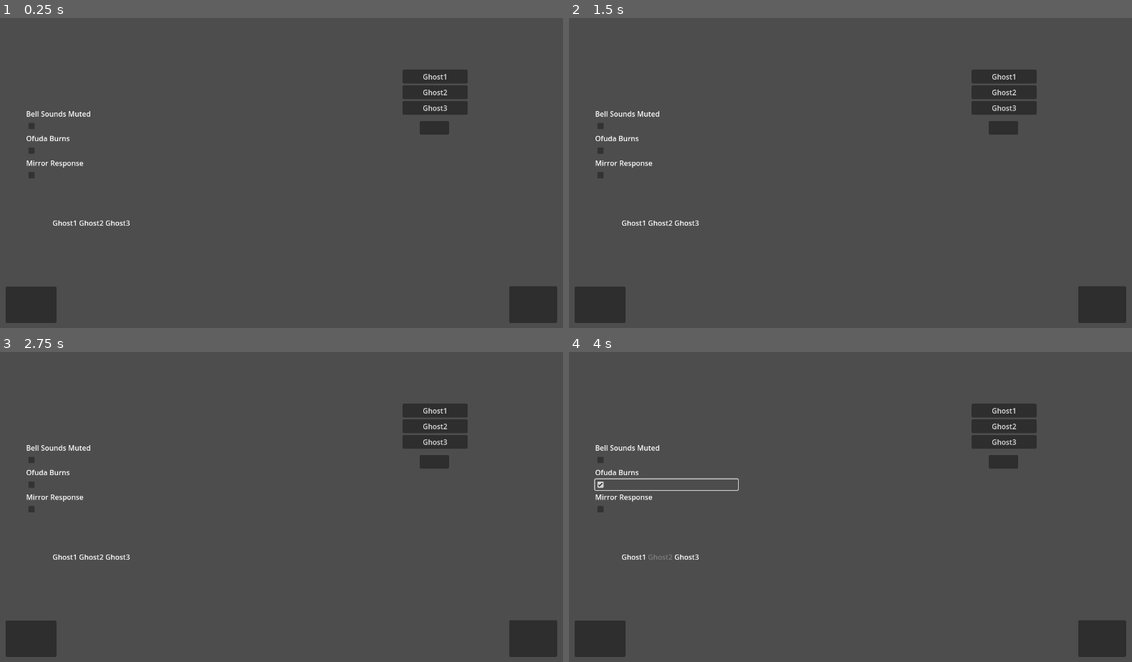
Above: before the commit, frames 1-4 (two rows, left to right).
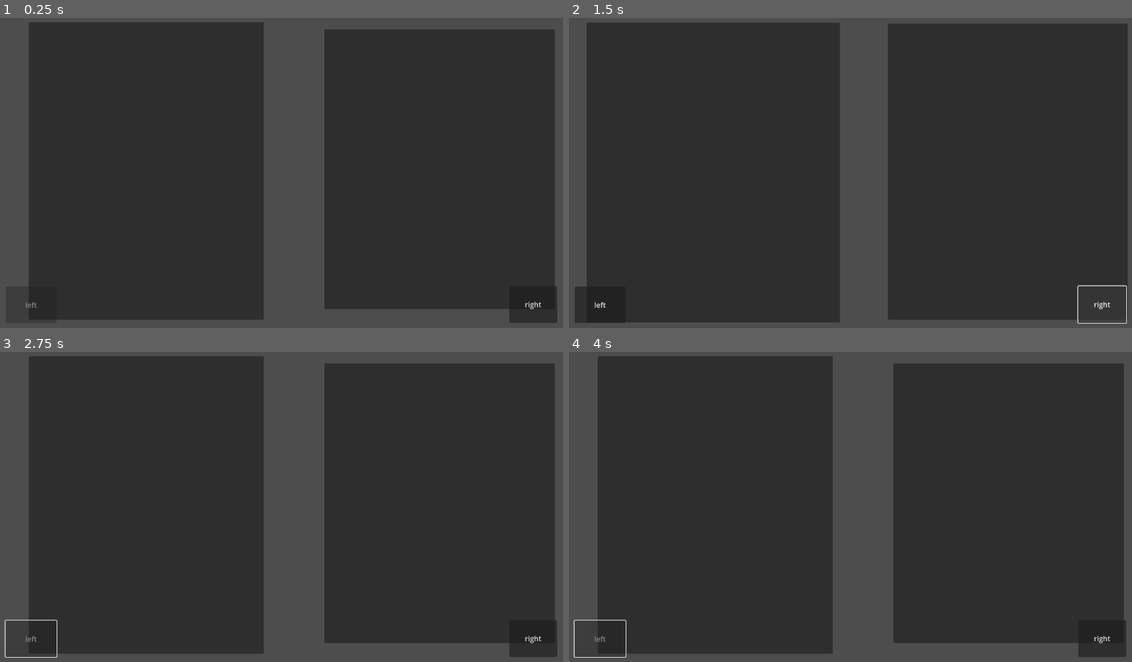
Above: after the commit, the same moments.

Repository: FennecKii/Pixel-Game-Jam-2025
Game: Godot game, scene res://UI/book_ui.tscn
Two runs of this game, one before a commit and one after it. Both use one fixed random seed, a clock stepped at 60 frames per second and the inputs below. The project has no main scene, so this scene is started directly.
Inputs (mouse positions are in pixels of both pictures, inside the frame that each line leads up to):
- Up to frame 1 (0.25 s): no input
- Up to frame 2 (1.5 s): click (602, 306) at 0.52 s; click (1103, 303) at 1.25 s
- Up to frame 3 (2.75 s): click (33, 640) at 2 s
- Up to frame 4 (4 s): click (1002, 460) at 2.77 s; click (664, 485) at 3.52 s

The runs differ from the first frame. In frame 1, 74% of the frame differs, in the area x 4-99%, y 1-98%; in frame 2, 81%, in the area x 3-100%, y 1-99%; in frame 3, 74%; in frame 4, 74%.

Commit message:
Basic Page Flipping
-basic page layout
-basic page flipping

Diff:
--- a/UI/book_ui.gd
+++ b/UI/book_ui.gd
@@ -1,6 +1,17 @@
 extends Control
 
-@onready var pages = $PageContainer.get_children()
+@onready var pages := [
+	$PageContainer/Page1Blank,
+	$PageContainer/Page2_Menu,
+	$PageContainer/Page3_Story,
+	$PageContainer/Page4_Story,
+	$PageContainer/Page5_Story,
+	$PageContainer/Page6_Story,
+	$PageContainer/GhostChecklistPage,
+	$PageContainer/AnswerPage
+]
+
+
 @onready var left_button = $LeftPageButton
 @onready var right_button = $RightPageButton
 
@@ -55,6 +66,12 @@
 	left_button.pressed.connect(_on_left_page)
 	right_button.pressed.connect(_on_right_page)
 
+	print("Left button is: ", left_button)
+	left_button.pressed.connect(func():
+		print("LEFT BUTTON WORKS!")
+	)
+
+
 	_on_behavior_changed()
 
 	for button in option_buttons:
@@ -78,11 +95,14 @@
 	for i in range(pages.size()):
 		pages[i].visible = false
 
-	# Show the current page pair
 	if current_page < pages.size():
 		pages[current_page].visible = true
 	if current_page + 1 < pages.size():
 		pages[current_page + 1].visible = true
+
+	left_button.disabled = current_page == 0
+	right_button.disabled = current_page + 2 >= pages.size()
+
 
 
 func _on_option_toggled(button_pressed: bool, toggled_button: Button):
@@ -128,9 +148,3 @@
 
 func _on_mirror_shows_toggled(toggled_on: bool) -> void:
 	_on_behavior_changed()
-
-func _on_LeftPageButton_pressed():
-	_on_left_page()
-
-func _on_RightPageButton_pressed():
-	_on_right_page()
--- a/UI/book_ui.tscn
+++ b/UI/book_ui.tscn
@@ -15,20 +15,6 @@
 layout_mode = 0
 offset_right = 40.0
 offset_bottom = 40.0
-
-[node name="LeftPageButton" type="Button" parent="BookUI"]
-layout_mode = 0
-offset_left = 30.0
-offset_top = 618.0
-offset_right = 144.0
-offset_bottom = 699.0
-
-[node name="RightPageButton" type="Button" parent="BookUI"]
-layout_mode = 0
-offset_left = 1155.0
-offset_top = 617.0
-offset_right = 1262.0
-offset_bottom = 699.0
 
 [node name="PageContainer" type="Control" parent="BookUI"]
 anchors_preset = 0
@@ -178,8 +164,24 @@
 offset_right = 1188.0
 offset_bottom = 684.0
 
-[connection signal="pressed" from="BookUI/LeftPageButton" to="BookUI" method="_on_left_page_button_pressed"]
-[connection signal="pressed" from="BookUI/RightPageButton" to="BookUI" method="_on_right_page_button_pressed"]
+[node name="LeftPageButton" type="Button" parent="BookUI"]
+z_index = 1
+layout_mode = 0
+offset_left = 30.0
+offset_top = 618.0
+offset_right = 144.0
+offset_bottom = 699.0
+text = "left"
+
+[node name="RightPageButton" type="Button" parent="BookUI"]
+z_index = 1
+layout_mode = 0
+offset_left = 1155.0
+offset_top = 617.0
+offset_right = 1262.0
+offset_bottom = 699.0
+text = "right"
+
 [connection signal="toggled" from="BookUI/PageContainer/GhostChecklistPage/BehaviourChecklist/BellMuted" to="BookUI" method="_on_bell_muted_toggled"]
 [connection signal="toggled" from="BookUI/PageContainer/GhostChecklistPage/BehaviourChecklist/OfudaBurns" to="BookUI" method="_on_ofuda_burns_toggled"]
 [connection signal="toggled" from="BookUI/PageContainer/GhostChecklistPage/BehaviourChecklist/MirrorShows" to="BookUI" method="_on_mirror_shows_toggled"]
